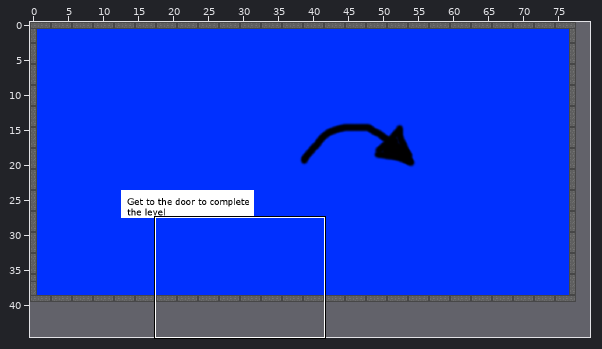
Two states of a Tiled map, android/assets/levels/level1.tmx. Above, an overview of the earlier version with the close-up marked.
Close-up. Earlier state:
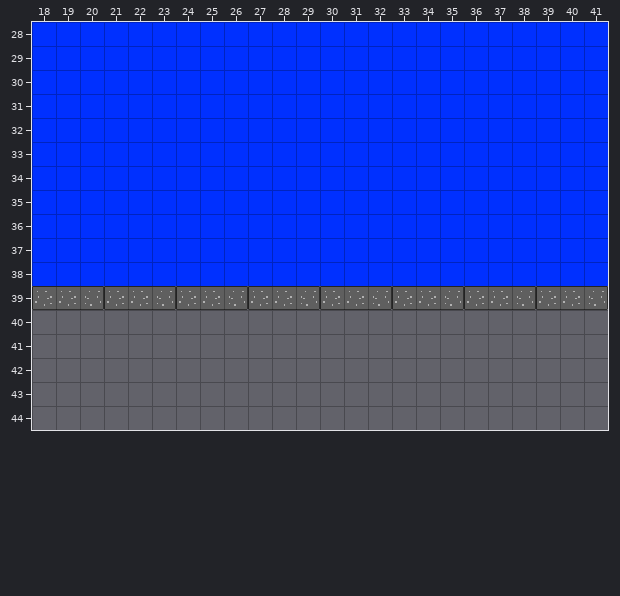
Cells are 16x16 px. Shown: x 18..41, y 28..44. The commit also changed other parts of the map, which this record leaves out.
After:
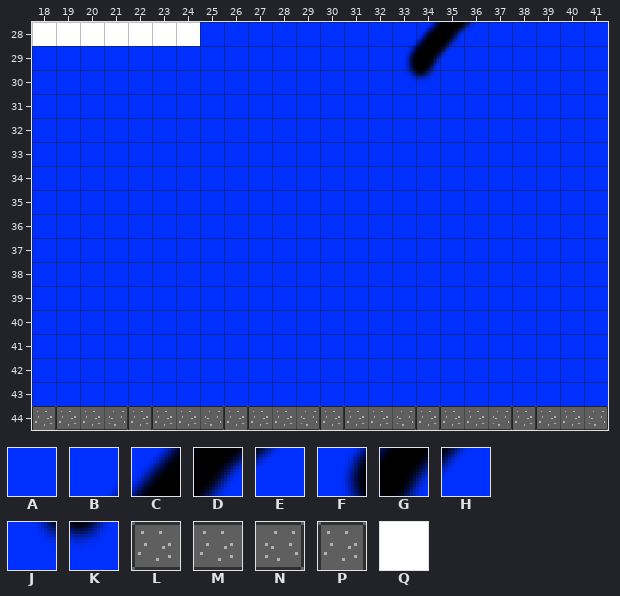
Key: from "arrow": A 0, B 121, C 122, D 123, E 124, F 141, G 142, H 143, J 161, K 162; from "concrete": L 4, M 5, N 6, P 7; from "door sign": Q 0.
_ is an empty cell, . an unchanged one.
Diff:
--- layer "Tile Layer 1"
@@ x 18..36 @@
-28 AAAAAAA........AAAA
-29 ...............AAA.
-30 ...............AA..
+28 QQQQQQQ........BCDE
+29 ...............FGH.
+30 ...............JK..
@@ x 18..41 @@
-39 LMNLMNLMNLMNLMNLMNLMNLMN
-40 ________________________
-41 ________________________
-42 ________________________
-43 ________________________
-44 ________________________
+39 AAAAAAAAAAAAAAAAAAAAAAAA
+40 AAAAAAAAAAAAAAAAAAAAAAAA
+41 AAAAAAAAAAAAAAAAAAAAAAAA
+42 AAAAAAAAAAAAAAAAAAAAAAAA
+43 AAAAAAAAAAAAAAAAAAAAAAAA
+44 PLMNPLMNPLMNPLMNPLMNPLMN
Boxes around the changes in both close-ups, in picture pixels (x1, y1, x2, y2):
changed: (32, 22, 200, 46)
changed: (404, 22, 476, 83)
changed: (32, 286, 608, 430)
